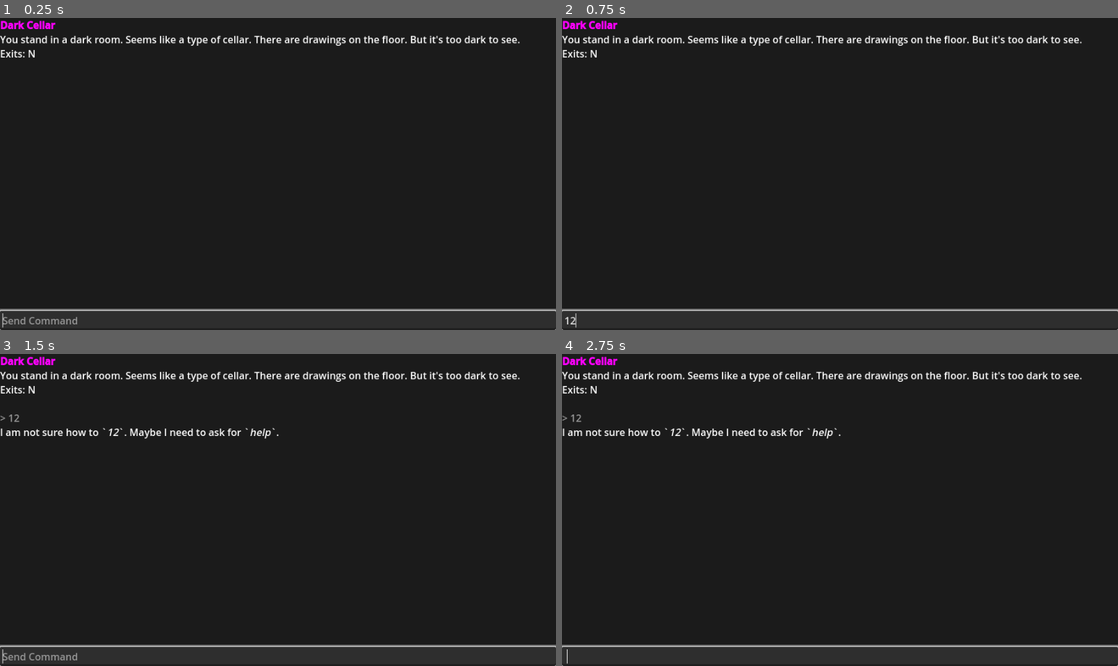
Above: before the commit, frames 1-4 (two rows, left to right).
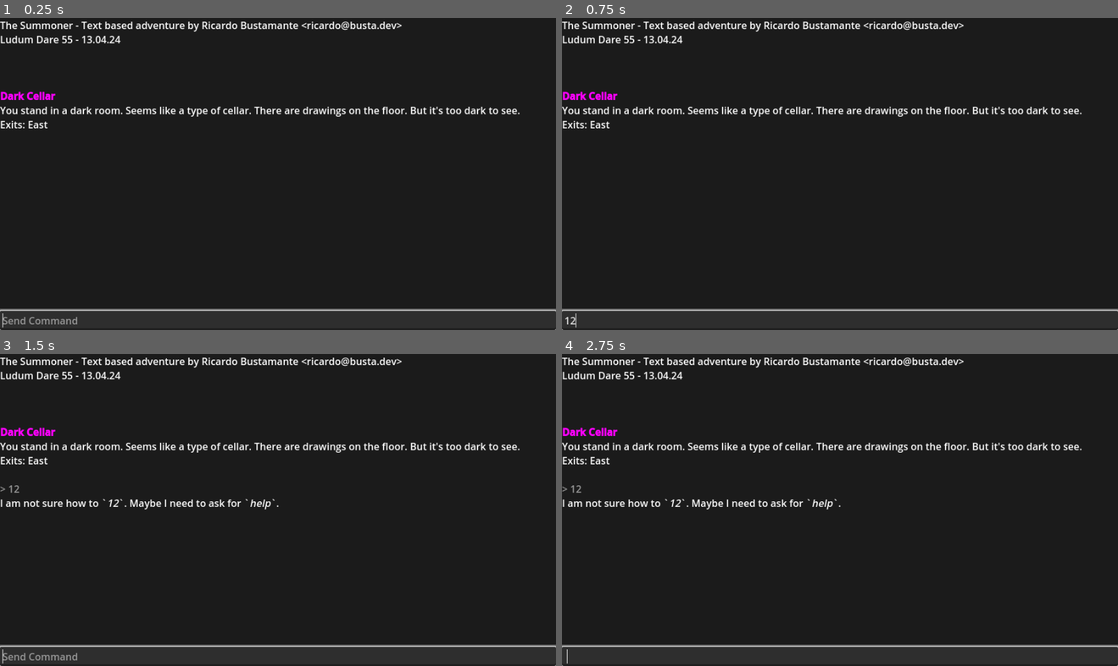
Above: after the commit, the same moments.

Repository: ricardobusta/ludumdare55
Game: Godot game, scene res://terminal.tscn
The game is run twice, just before and just after one commit, with the same random seed, the same clock (stepped at 60 frames per second) and the same inputs.
Inputs (mouse positions are in pixels of both pictures, inside the frame that each line leads up to):
- Up to frame 1 (0.25 s): no input
- Up to frame 2 (0.75 s): click (840, 320) at 0.52 s; type "12" at 0.6 s
- Up to frame 3 (1.5 s): tap Enter at 1.25 s
- Up to frame 4 (2.75 s): tap Space at 2 s

The runs differ from the first frame. In frame 1, 3.8% of the frame differs, in the area x 0-94%, y 0-36%; in frame 2, 3.8%; in frame 3, 4.9%, in the area x 0-94%, y 0-50%; in frame 4, 4.9%.

Commit message:
make configurable exits

Diff:
--- a/Summoning/game_control.gd
+++ b/Summoning/game_control.gd
@@ -11,6 +11,9 @@
     input_field.grab_focus()
     input_field.text_submitted.connect(_on_text_submitted)
     text_field.clear()
+
+    _print_text("The Summoner - Text based adventure by Ricardo Bustamante <ricardo@busta.dev>")
+    _print_text("Ludum Dare 55 - 13.04.24\n\n\n")
 
     _print_text(_room().print_complete())
 
@@ -46,41 +49,65 @@
         _print_text("You look at your surroundings")
         _print_text(_room().print_complete())
     else:
+        target = _parse_direction(target)
         match target:
-            "north", "n", "south", "s", "east", "e", "west", "w":
-                _print_text("You look at the next room:")
-                _print_text(_room_at_direction(target).print_complete())
+            "north", "south", "east", "west":
+                var room = _room_at_direction(target)
+                if(room != null):
+                    _print_text("You look at the next room to the %s:" % target)
+                    _print_text(room.print_complete())
+                else:
+                    _print_text("There's no exit at that direction...")
             "directions", "exits", "exit":
                 _print_text("You look at the available exits")
                 _print_text(_room().print_exits())
             _:
                 _print_text("There's no %s to be looked at..." % target)
 
-func _handle_move(target: String):
+func _parse_direction(direction: String) -> String:
+    match(direction):
+        "north", "n":
+            return "north"
+        "south", "s":
+            return "south"
+        "east", "e":
+            return "east"
+        "west", "w":
+            return "west"
+        _:
+            return direction
+
+func _handle_move(target: String) -> void:
     if(target.is_empty()):
         _print_text("I must move torwards a direction...")
         _print_text(_room().print_complete())
     else:
-        match(target):
-            "north":
-                _print_text("You are moving north")
-            _:
-                _print_text("There's no exit available to %s." % target)
+        target = _parse_direction(target)
+        var target_room = _room_id_at_direction(target)
+        if(target_room < 1):
+            _print_text("There's no room to the %s." % target)
+        else:
+            _print_text("You move %s." % target)
+            _print_text(_room_at_direction(target).print_complete())
 
 func _room() -> Room:
     return room_config.rooms[current_room]
 
-func _room_at_direction(direction: String) -> Room:
+func _room_id_at_direction(direction: String) -> int:
     var room = 0
     match(direction):
-        "north", "n":
+        "north":
             room = _room().exit_north
-        "south", "s":
+        "south":
             room = _room().exit_south
-        "east", "e":
+        "east":
             room = _room().exit_east
-        "west", "w":
+        "west":
             room = _room().exit_west
         _:
             room = 0
+    return room
+
+func _room_at_direction(direction: String) -> Room:
+    var room = _room_id_at_direction(direction)
     return null if room < 1 else room_config.rooms[room]
--- a/Summoning/room.gd
+++ b/Summoning/room.gd
@@ -3,44 +3,53 @@
 class_name Room
 
 var name: String = "Room Name"
-var description: String = "Lorem ipsum dolor sit amet, consectetur adipiscing elit, sed do eiusmod tempor incididunt ut labore et dolore magna aliqua. Ut enim ad minim veniam, quis nostrud exercitation ullamco laboris nisi ut aliquip ex ea commodo consequat. Duis aute irure dolor in reprehenderit in voluptate velit esse cillum dolore eu fugiat nulla pariatur. Excepteur sint occaecat cupidatat non proident, sunt in culpa qui officia deserunt mollit anim id est laborum."
+var description: String = "Lorem ipsum dolor sit amet."
 var exit_north: int = -1
 var exit_south: int = -1
 var exit_east: int = -1
 var exit_west: int = -1
 
-func set_name(name: String) -> Room:
-    self.name = name
+func set_name(room_name: String) -> Room:
+    self.name = room_name
     return self
 
-func set_description(description: String) -> Room:
-    self.description = description
+func set_description(room_description: String) -> Room:
+    self.description = room_description
     return self
 
-func set_exits(north: int = 0, south: int = 0, east: int = 0, west: int = 0) -> Room:
-    self.exit_north = north
-    self.exit_south = south
-    self.exit_east = east
-    self.exit_west = west
+func set_exit_north(id: int) -> Room:
+    self.exit_north = id
+    return self
+
+func set_exit_south(id: int) -> Room:
+    self.exit_south = id
+    return self
+
+func set_exit_east(id: int) -> Room:
+    self.exit_east = id
+    return self
+
+func set_exit_west(id: int) -> Room:
+    self.exit_west = id
     return self
 
 func print_exits() -> String:
     var text = "Exits:"
     var has_exit = false;
     if(exit_north > 0):
-        text += " N"
+        text += " North"
         has_exit = true
     if(exit_east > 0):
-        text += " E"
+        text += " East"
         has_exit = true
     if(exit_south > 0):
-        text += " S"
+        text += " South"
         has_exit = true
     if(exit_west > 0):
-        text += " W"
+        text += " West"
         has_exit = true
     if(!has_exit):
-        text += "None"
+        text += " None"
     return text
 
 func print_complete() -> String:
--- a/Summoning/room_config.gd
+++ b/Summoning/room_config.gd
@@ -9,10 +9,60 @@
         .set_name("Dark Cellar")
         .set_description("You stand in a dark room. Seems like a type of cellar. \
 There are drawings on the floor. But it's too dark to see.")
-        .set_exits(2, 0, 0, 0)
     )
+
     rooms[2] = ( Room.new()
-        .set_name("Test 2")
-        .set_description("Sample Description of room 2")
-        .set_exits(1, 0, 0, 0)
+        .set_name("Tools Cabinet")
+        .set_description("Sample Description ")
     )
+
+    rooms[3] = ( Room.new()
+        .set_name("Wardrobe")
+        .set_description("Sample Description ")
+    )
+
+    rooms[4] = ( Room.new()
+        .set_name("Living Room")
+        .set_description("Sample Description ")
+    )
+    rooms[5] = ( Room.new()
+        .set_name("Living Room")
+        .set_description("Sample Description ")
+    )
+
+    rooms[6] = ( Room.new()
+        .set_name("Living Room")
+        .set_description("Sample Description ")
+    )
+
+    rooms[7] = ( Room.new()
+        .set_name("Living Room")
+        .set_description("Sample Description ")
+    )
+
+    rooms[8] = ( Room.new()
+        .set_name("Living Room")
+        .set_description("Sample Description ")
+    )
+
+    rooms[9] = ( Room.new()
+        .set_name("Living Room")
+        .set_description("Sample Description ")
+    )
+
+    make_passage("e", 1, 2)
+
+func make_passage(dir: String, from: int, to: int):
+    match(dir):
+        "n":
+            rooms[from].set_exit_north(to)
+            rooms[to].set_exit_south(from)
+        "s":
+            rooms[from].set_exit_south(to)
+            rooms[to].set_exit_north(from)
+        "e":
+            rooms[from].set_exit_east(to)
+            rooms[to].set_exit_west(from)
+        "w":
+            rooms[from].set_exit_west(to)
+            rooms[to].set_exit_east(from)
